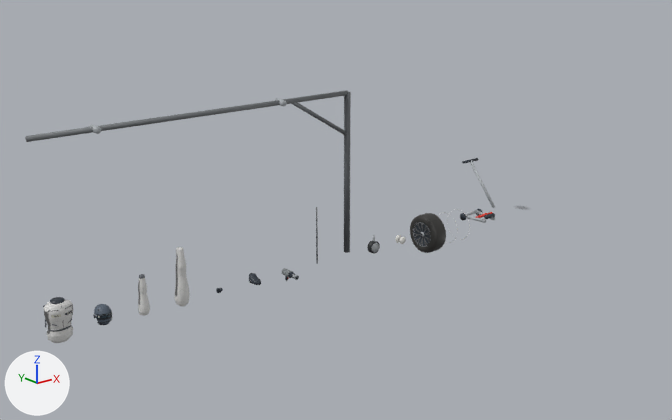
Renders of the Blender file scripts/blender/pit-equipment.blend from each side of a commit.
One viewpoint serves both versions: a camera (50 mm lens) standing at (-4.48, -11.79, 5.59) and looking at (5.68, 0.89, 0.52). Arrows for +X, +Y and +Z are at lower left; the lights stay in place. The picture after the commit comes second.

The first picture shows 'AirHose', 'Arm', 'Boot', 'HoseBoom', 'JackFoot', 'JackHandle', 'Leg', 'ReleaseHousing', 'SocketGun', 'SpareWheel', 'Torso' and 2 more.
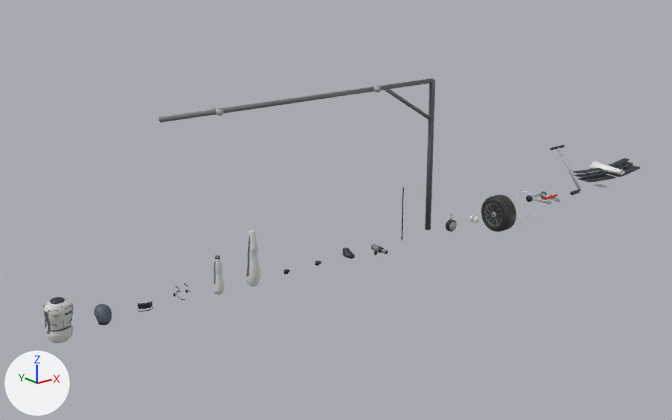
Changed parts and their boxes (x1, y1, x2, y2) in the pictures (672 x 420 px):
'HoseBoom', moved
    before: (25, 90, 351, 253)
    after: (159, 78, 435, 230)
'SpareWheel', moved
    before: (410, 213, 446, 253)
    after: (481, 195, 516, 232)
'Leg', moved
    before: (174, 247, 190, 306)
    after: (246, 230, 260, 286)
'ServiceNose', added
    after: (572, 158, 640, 182)
'Arm', moved
    before: (138, 274, 150, 316)
    after: (213, 255, 224, 295)
'JackFoot', moved
    before: (460, 209, 495, 223)
    after: (526, 191, 560, 204)
'JackHandle', moved
    before: (462, 158, 495, 208)
    after: (550, 145, 581, 191)
'ReleaseHousing', moved
    before: (367, 235, 380, 254)
    after: (445, 214, 457, 232)
'SocketGun', moved
    before: (282, 268, 299, 281)
    after: (371, 244, 388, 256)
'Boot', moved
    before: (249, 273, 261, 285)
    after: (342, 248, 355, 259)
'PitVisor', added
    after: (138, 301, 153, 312)

Diff of the bpy script that builds the scene:
```diff
--- a/scripts/blender/pit-equipment.blend.py
+++ b/scripts/blender/pit-equipment.blend.py
@@ me_servicenose @@
+me_servicenose.from_pydata(...)  # 144 vertices, 112 faces; spans x -0.96..0.96, y -0.13..0.62, z 0.07..0.31
+me_servicenose.polygons.foreach_set('use_smooth', [True] * 112)
+me_servicenose.materials.append(mat_crew_kit)
@@ me_pitvisor @@
+me_pitvisor.from_pydata(...)  # 592 vertices, 432 faces; spans x -0.114..0.114, y -0.158..-0.04, z 0.051..0.202
+me_pitvisor.polygons.foreach_set('use_smooth', [True] * 432)
+me_pitvisor.materials.append(mat_crew_kit)
@@ ob_arm @@
 ob_arm = bpy.data.objects.new('Arm', me_arm)
-ob_arm.location = (1.3, 0.0, 0.0)
+ob_arm.location = (2.6, 0.0, 0.0)
@@ ob_leg @@
 ob_leg = bpy.data.objects.new('Leg', me_leg)
-ob_leg.location = (1.95, 0.0, 0.0)
+ob_leg.location = (3.25, 0.0, 0.0)
@@ ob_boot @@
 ob_boot = bpy.data.objects.new('Boot', me_boot)
-ob_boot.location = (3.25, 0.0, 0.0)
+ob_boot.location = (5.2, 0.0, 0.0)
@@ ob_socketgun @@
 ob_socketgun = bpy.data.objects.new('SocketGun', me_socketgun)
-ob_socketgun.location = (3.9, 0.0, 0.0)
+ob_socketgun.location = (5.85, 0.0, 0.0)
@@ ob_airhose @@
 ob_airhose = bpy.data.objects.new('AirHose', me_airhose)
-ob_airhose.location = (4.55, 0.0, 0.0)
+ob_airhose.location = (6.5, 0.0, 0.0)
@@ ob_hoseboom @@
 ob_hoseboom = bpy.data.objects.new('HoseBoom', me_hoseboom)
-ob_hoseboom.location = (5.2, 0.0, 0.0)
+ob_hoseboom.location = (7.15, 0.0, 0.0)
@@ ob_releasehousing @@
 ob_releasehousing = bpy.data.objects.new('ReleaseHousing', me_releasehousing)
-ob_releasehousing.location = (5.85, 0.0, 0.0)
+ob_releasehousing.location = (7.8, 0.0, 0.0)
@@ ob_sparewheel @@
 ob_sparewheel = bpy.data.objects.new('SpareWheel', me_sparewheel)
-ob_sparewheel.location = (7.15, 0.0, 0.0)
+ob_sparewheel.location = (9.1, 0.0, 0.0)
@@ ob_jackfoot @@
 ob_jackfoot = bpy.data.objects.new('JackFoot', me_jackfoot)
-ob_jackfoot.location = (8.45, 0.0, 0.0)
+ob_jackfoot.location = (10.4, 0.0, 0.0)
@@ ob_jackhandle @@
 ob_jackhandle = bpy.data.objects.new('JackHandle', me_jackhandle)
-ob_jackhandle.location = (9.1, 0.0, 0.0)
+ob_jackhandle.location = (11.7, 0.0, 0.0)
@@ ob_servicenose @@
+ob_servicenose = bpy.data.objects.new('ServiceNose', me_servicenose)
+ob_servicenose.location = (13.0, 0.0, 0.0)
@@ ob_pitvisor @@
+ob_pitvisor = bpy.data.objects.new('PitVisor', me_pitvisor)
+ob_pitvisor.location = (1.3, 0.0, 0.0)
```
